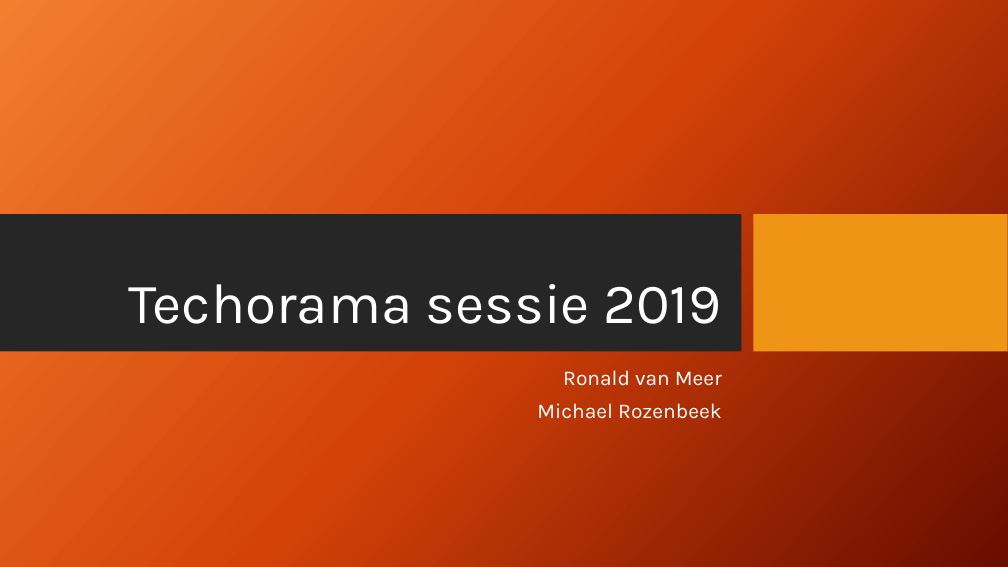
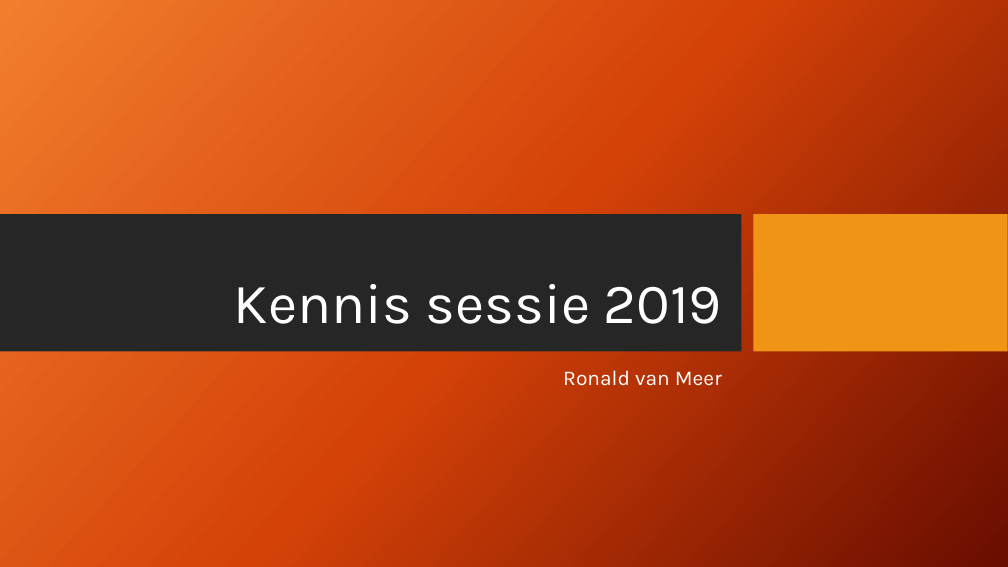
Before and after one commit to mrozenbeek/TechoramaSessie2019, a slide deck: slide 1 of Presentation/Techorama sessie 2019_RoMe.pptx. Drawn at 1008x567 pixels with LibreOffice and Linux fonts; fonts in the diff are those of the drawing; background and template pictures are left out. Boxes give left, top, right and bottom in pixels: in the first picture for what was removed or moved away, otherwise in the second. Text is boxed around its words. In the diff, an @@ line names an element or a change of style, - is before the commit and + after.

```diff
--- a/Presentation/Techorama sessie 2019_RoMe.pptx
+++ b/Presentation/Techorama sessie 2019_RoMe.pptx
@@ title at (234,284,722,324): text changed @@
-Techorama sessie 2019
+Kennis sessie 2019
@@ subtitle at (537,403,722,419): paragraph removed @@
-Michael Rozenbeek
```
Also in this commit, not shown: 1 slide added, 15 other files.
